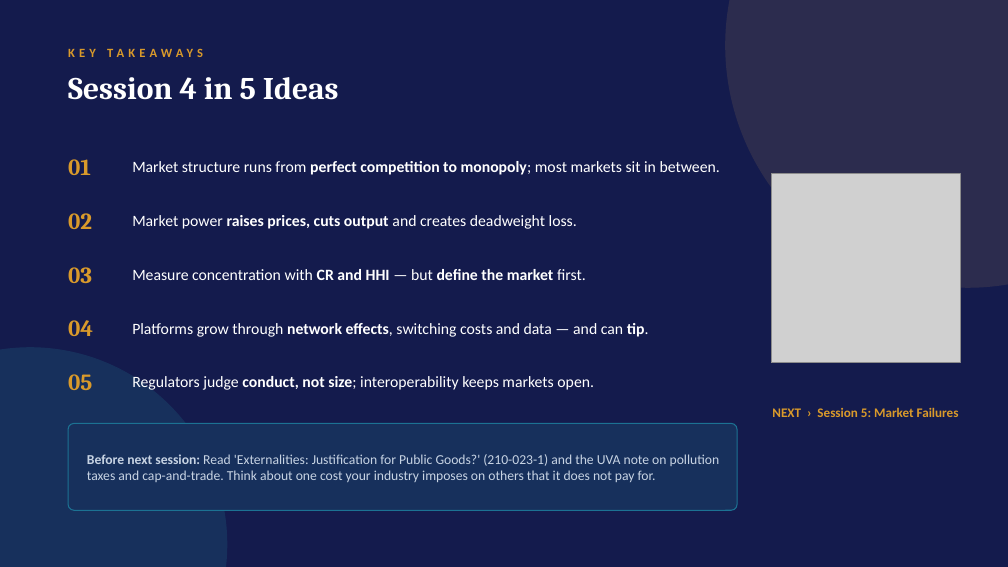
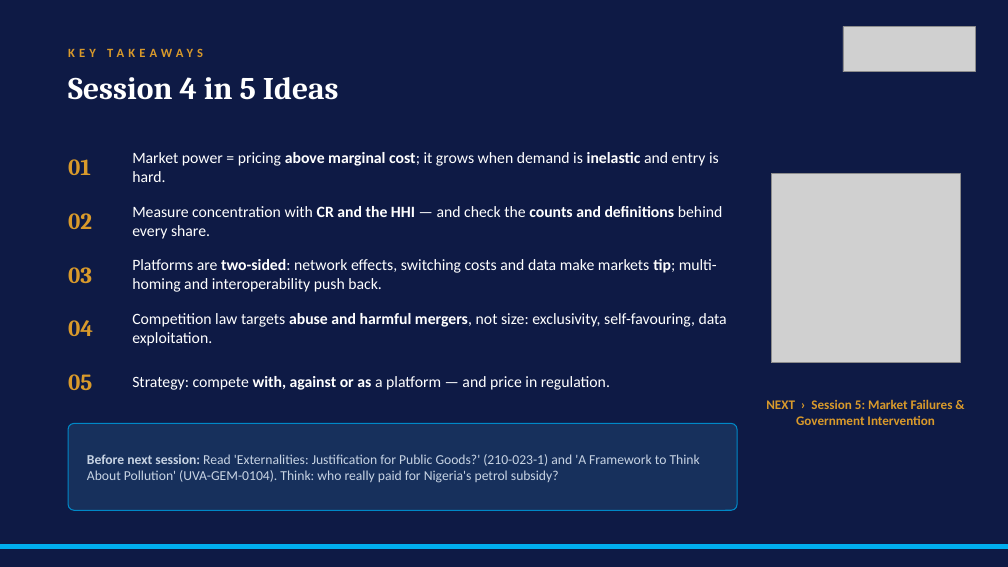
Before and after one commit to adibongo/eegb, a slide deck: slide 36 of sessions/s04/slides/EEGB_S04_Market_Structure_Platforms_Competition_Policy.pptx (slide 28 before the commit). Drawn at 1008x567 pixels with LibreOffice and Linux fonts; fonts in the diff are those of the drawing; grey boxes stand for pictures; background and template pictures are left out. Boxes give left, top, right and bottom in pixels: in the first picture for what was removed or moved away, otherwise in the second. Text is boxed around its words. In the diff, an @@ line names an element or a change of style, - is before the commit and + after.

```diff
--- a/sessions/s04/slides/EEGB_S04_Market_Structure_Platforms_Competition_Policy.pptx
+++ b/sessions/s04/slides/EEGB_S04_Market_Structure_Platforms_Competition_Policy.pptx
@@ background #141B4D to picture (left out) @@
@@ ellipse removed at (726,0,1008,287) @@
@@ picture added at (843,26,975,72) @@
@@ text at (132,152,719,182): text changed @@
-Market structure runs from perfect competition to monopoly; most markets sit in between.
+Market power = pricing above marginal cost; it grows when demand is inelastic and entry is hard.
@@ text at (132,206,723,239): text changed @@
-Measure concentration with CR and HHI — but define the market first.
+Measure concentration with CR and the HHI — and check the counts and definitions behind every share.
@@ text removed at (132,215,577,229) @@
-Market power raises prices, cuts output and creates deadweight loss.
@@ text at (132,259,717,292): text changed @@
-Platforms grow through network effects, switching costs and data — and can tip.
+Platforms are two-sided: network effects, switching costs and data make markets tip; multi-homing and interoperability push back.
@@ text added at (132,313,727,346), 15 pt, text #FFFFFF @@
+Competition law targets abuse and harmful mergers, not size: exclusivity, self-favouring, data exploitation.
@@ ellipse removed at (0,348,227,567) @@
@@ text at (132,376,610,390): text changed @@
-Regulators judge conduct, not size; interoperability keeps markets open.
+Strategy: compete with, against or as a platform — and price in regulation.
@@ text at (766,399,953,425): text changed @@
-NEXT › Session 5: Market Failures
+NEXT › Session 5: Market Failures & Government Intervention
@@ rounded rectangle at (68,423,737,510): outline #1C7293 1 pt to #0088C7 1 pt @@
@@ text at (87,454,700,483): text changed @@
-Before next session: Read 'Externalities: Justification for Public Goods?' (210-023-1) and the UVA note on pollution taxes and cap-and-trade. Think about one cost your industry imposes on others that it does not pay for.
+Before next session: Read 'Externalities: Justification for Public Goods?' (210-023-1) and 'A Framework to Think About Pollution' (UVA-GEM-0104). Think: who really paid for Nigeria's petrol subsidy?
@@ rectangle added at (0,544,1008,549), fill #00AEEF, outline #00AEEF 1 pt @@
```
Also in this commit, not shown: 7 other slides changed, 34 slides added, 20 slides removed, 32 other files.
